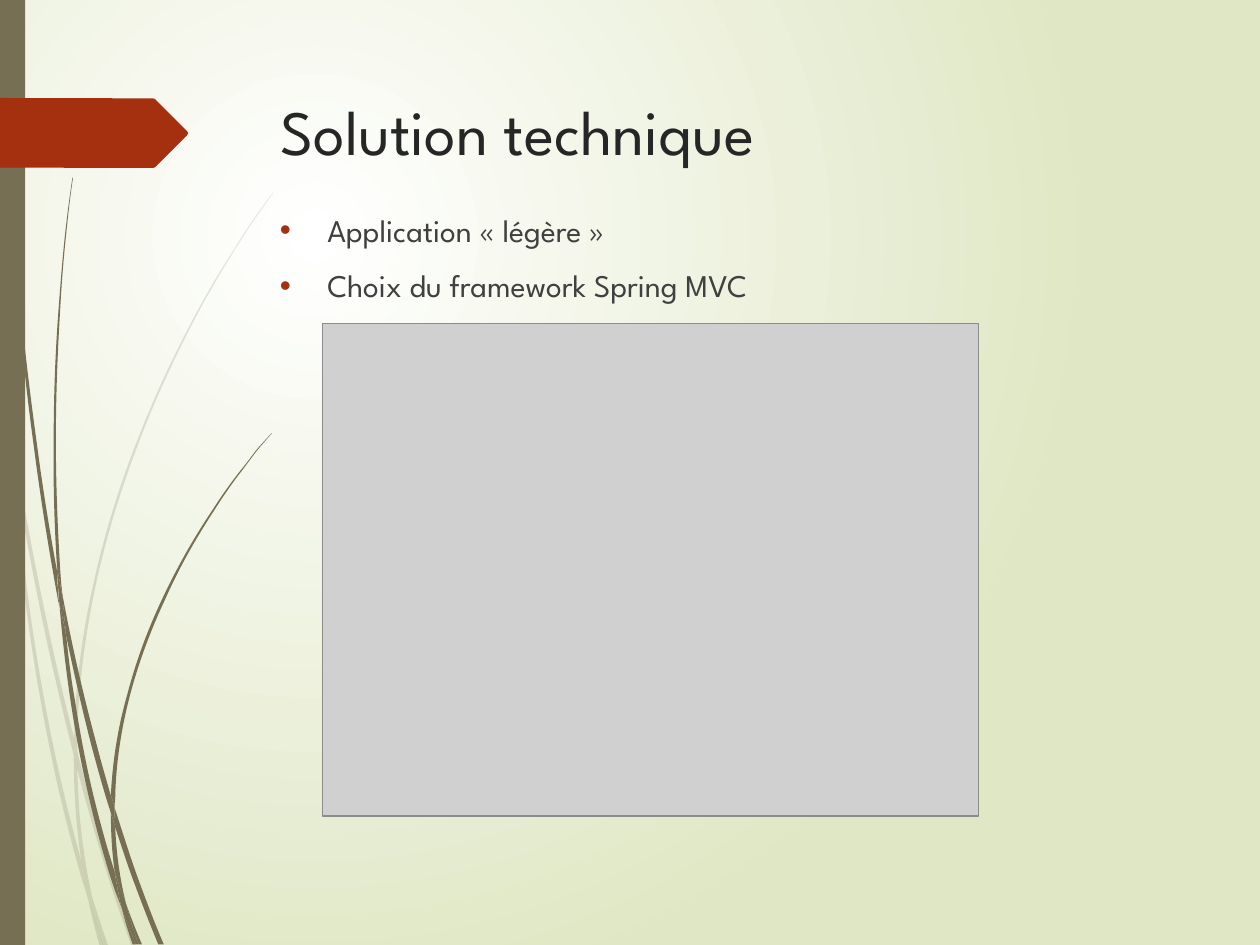
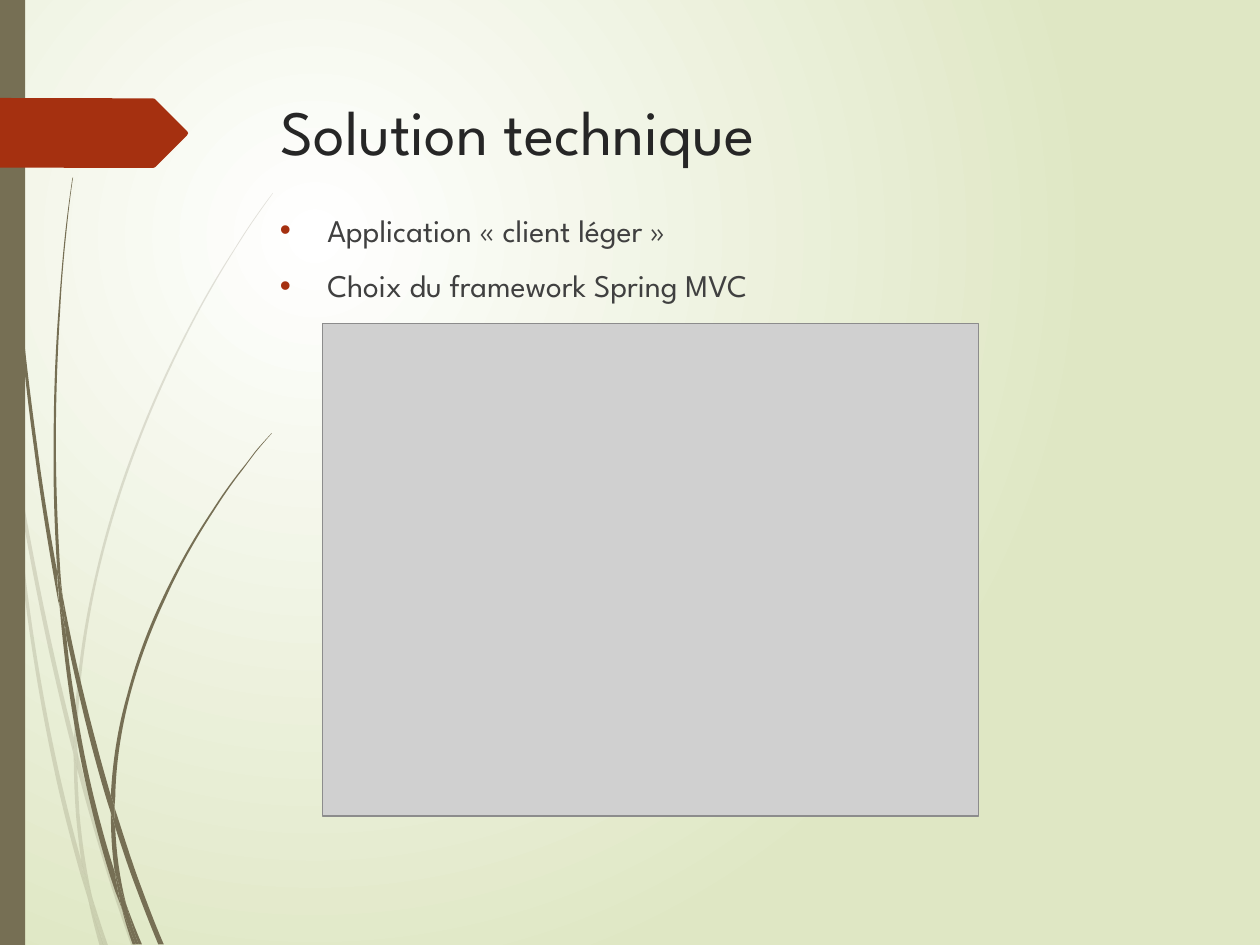
Before and after one commit to LudoRoot/WeBet_JBL, a slide deck: slide 8 of Présentation/Présentation WeBet_JBL.pptx. Drawn at 1260x945 pixels with LibreOffice and Linux fonts; fonts in the diff are those of the drawing; grey boxes stand for pictures. Boxes give left, top, right and bottom in pixels: in the first picture for what was removed or moved away, otherwise in the second. Text is boxed around its words. In the diff, an @@ line names an element or a change of style, - is before the commit and + after.

```diff
--- a/Présentation/Présentation WeBet_JBL.pptx
+++ b/Présentation/Présentation WeBet_JBL.pptx
@@ text at box(327, 220, 642, 249): text changed @@
-• Application « légère »
+• Application « client léger »
```
Also in this commit, not shown: 10 other slides changed, 4 slides added, 1 slide removed, 5 other files.
